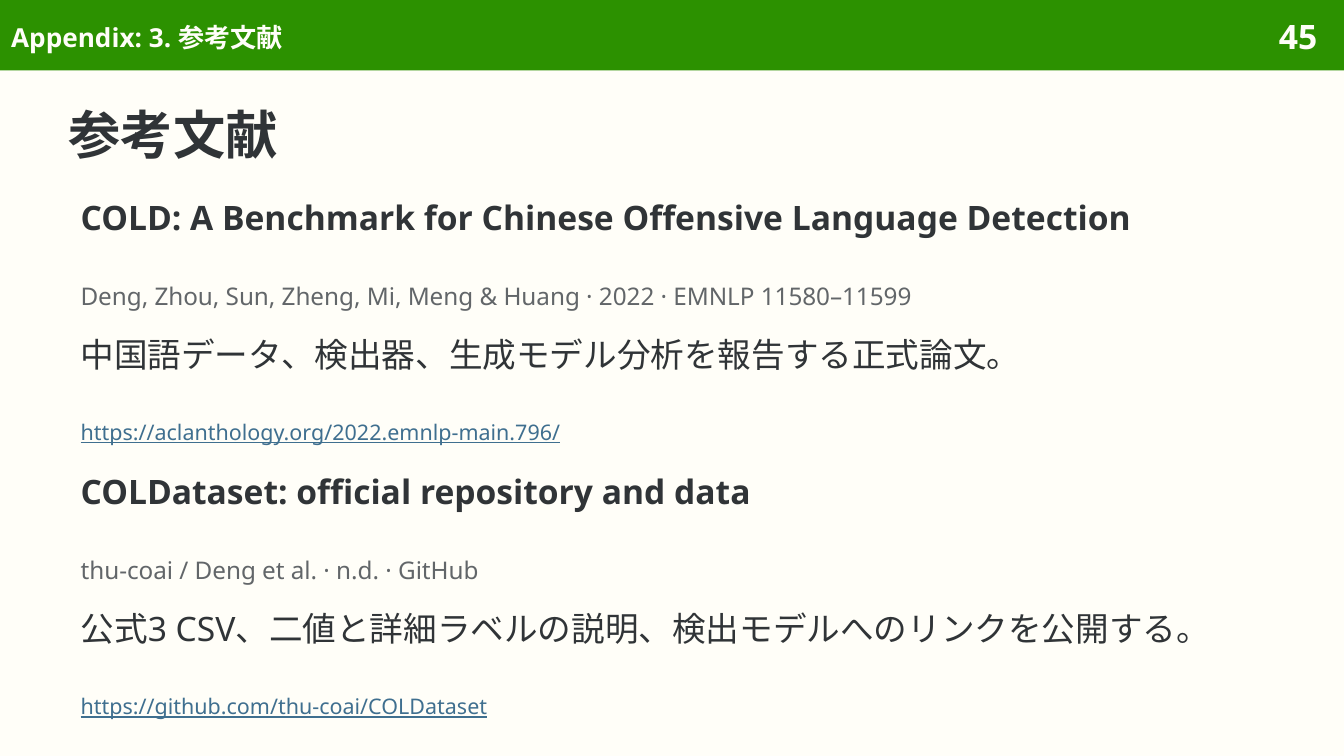
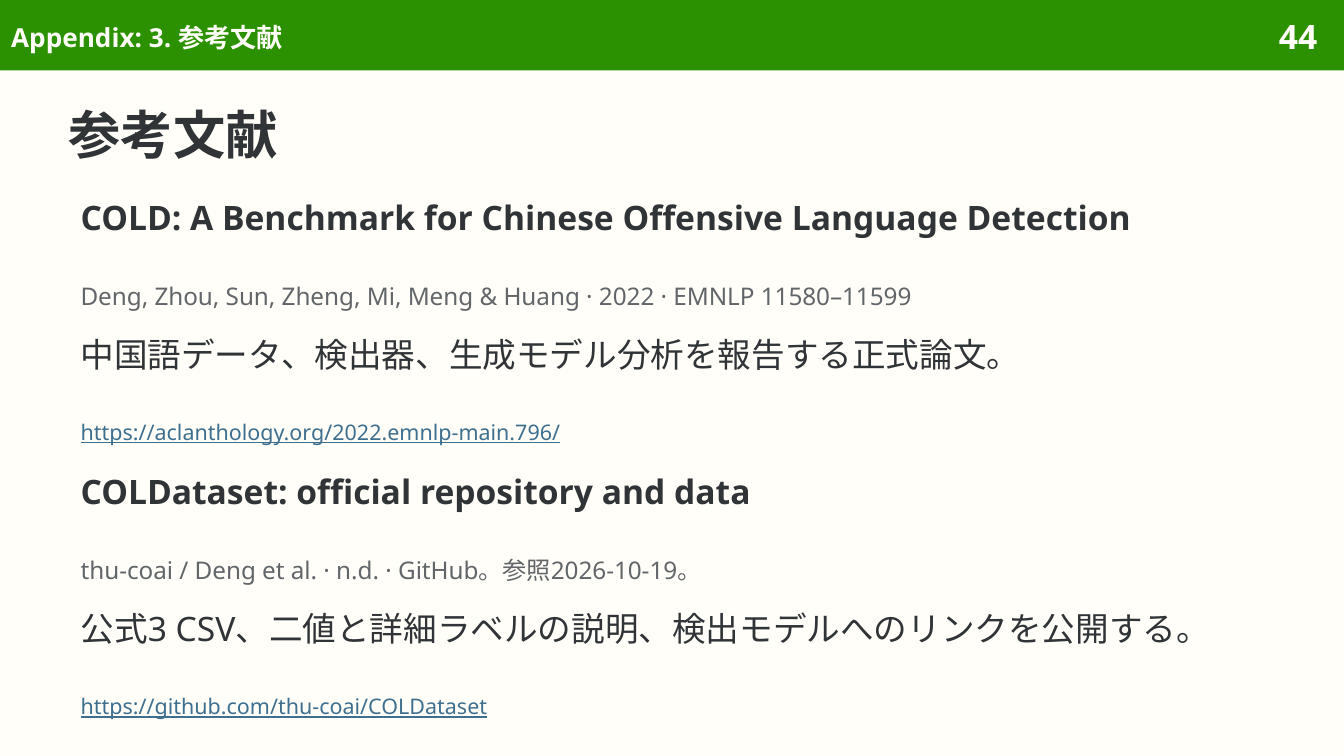
Before and after one commit to sasakiy84/datasets-in-10-minutes, a slide deck: slide 44 of slides/datasets-in-10-minutes-cold.pptx (slide 45 before the commit). Drawn at 1344x756 pixels with LibreOffice and Linux fonts; fonts in the diff are those of the drawing. Boxes give left, top, right and bottom in pixels: in the first picture for what was removed or moved away, otherwise in the second. Text is boxed around its words. In the diff, an @@ line names an element or a change of style, - is before the commit and + after.

```diff
--- a/slides/datasets-in-10-minutes-cold.pptx
+++ b/slides/datasets-in-10-minutes-cold.pptx
@@ page number at (1279,25,1317,49): text changed @@
-45
+44
@@ text at (81,559,701,585): text changed @@
-thu-coai / Deng et al. · n.d. · GitHub
+thu-coai / Deng et al. · n.d. · GitHub。参照2026-10-19。
```
Also in this commit, not shown: 5 other slides changed, 2 slides removed, 53 other files.
